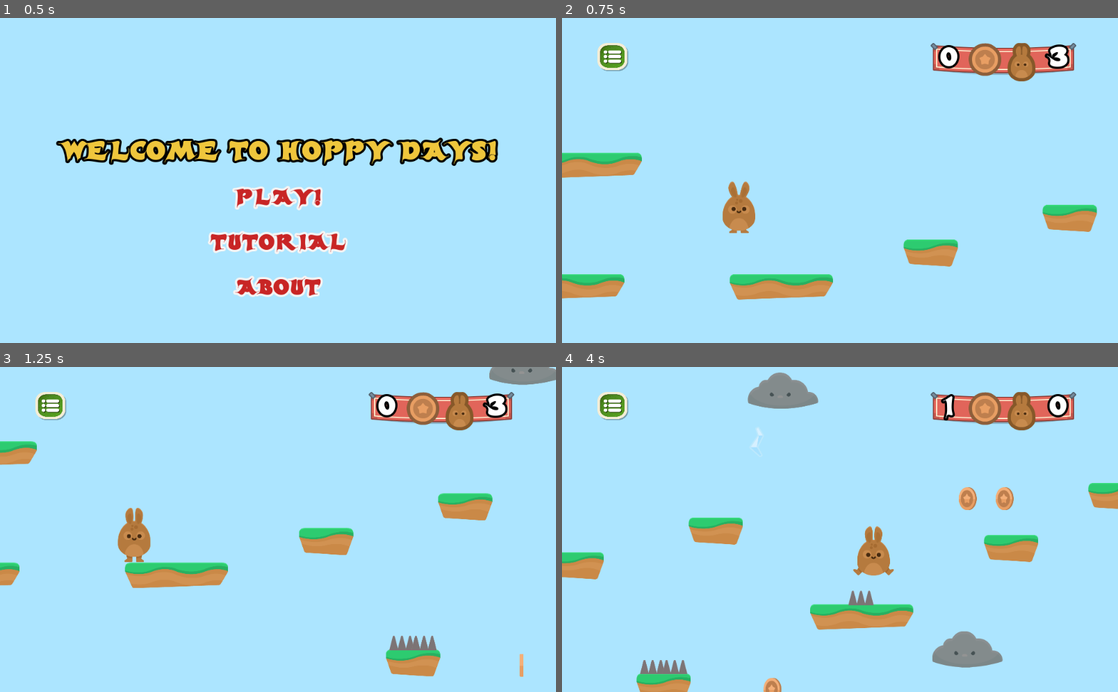
Above: before the commit, frames 1-4 (two rows, left to right).
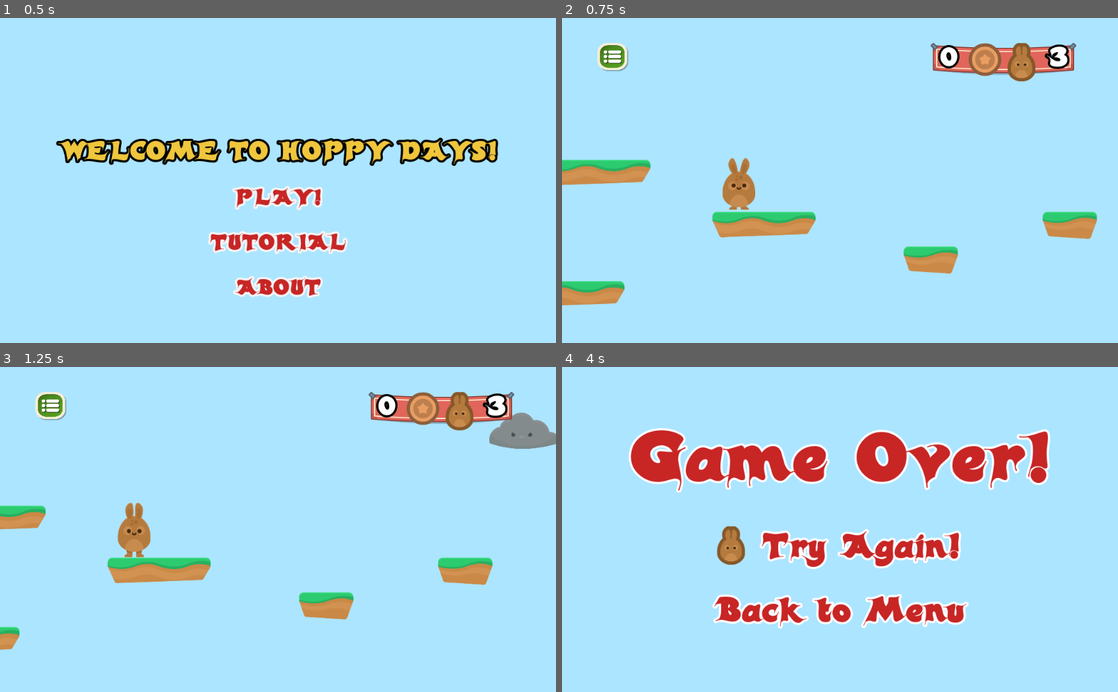
Above: after the commit, the same moments.

Repository: kidoncio/HoppyDays
Game: Godot game, scene res://Scenes/Menu.tscn
Same seed, same stepped clock (60 frames per second), same inputs: the game is played once before the commit and once after it.
Inputs:
- Up to frame 1 (0.5 s): no input
- Up to frame 2 (0.75 s): click "PLAY!" at 0.5 s
- Up to frame 3 (1.25 s): no input
- Up to frame 4 (4 s): hold D (right) 1.28-2.78 s; tap W (jump) at 1.52, 2.27, 3.77 s; hold A (left) 2.78-3.53 s; hold D (right) from 3.53 s (still down)

Frame 1 is identical in both runs. In frame 2, 6.4% of the frame differs, in the area x 0-97%, y 41-89%; in frame 3, 8.6%; in frame 4, 23%, in the area x 0-100%, y 1-100%.
Error in both runs: Trying to assign value of type 'Dictionary' to a variable of type 'Array'. (res://GUI/GUI.gd:91)

Commit message:
Ajustes nas posições dos Hazards no Level1

Diff:
--- a/Player/Player.tscn
+++ b/Player/Player.tscn
@@ -15,7 +15,6 @@
 height = 86.0
 
 [node name="Player" type="KinematicBody2D"]
-editor/display_folded = true
 position = Vector2( 481.878, 256.318 )
 collision_mask = 14
 script = ExtResource( 1 )
@@ -30,6 +29,7 @@
 [node name="PlayerAnimation" parent="." instance=ExtResource( 2 )]
 
 [node name="Camera2D" type="Camera2D" parent="."]
+editor/display_folded = true
 position = Vector2( 100, 0 )
 current = true
 zoom = Vector2( 2, 2 )
@@ -86,7 +86,6 @@
 texture = ExtResource( 7 )
 
 [node name="SFX" type="Node" parent="."]
-editor/display_folded = true
 
 [node name="Jump" type="AudioStreamPlayer" parent="SFX"]
 stream = ExtResource( 8 )
--- a/Scenes/Levels/Level1.tscn
+++ b/Scenes/Levels/Level1.tscn
@@ -18,15 +18,18 @@
 
 [node name="TileMap" type="TileMap" parent="."]
 tile_set = ExtResource( 3 )
+cell_half_offset = 0
 collision_layer = 2
 format = 1
-tile_data = PoolIntArray( 262140, 2, 0, 262192, 3, 0, 262215, 3, 0, 393241, 3, 0, 458794, 3, 0, 458830, 3, 0, 524305, 3, 0, 524375, 3, 0, 720891, 2, 0, 655367, 2, 0, 720928, 2, 0, 852026, 3, 0, 852065, 3, 0, 983062, 3, 0, 983106, 3, 0, 1048666 …(113 unchanged characters)…
+tile_data = PoolIntArray( -589688, 3, 0, -130922, 2, 0, -130912, 2, 0, 65662, 2, 0, 262140, 2, 0, 262192, 3, 0, 262215, 3, 0, 262288, 3, 0, 393222, 2, 0, 393241, 3, 0, 458794, 3, 0, 458830, 3, 0, 458869, 2, 0, 524305, 3, 0, 524375, 3, 0, 524426, 3, 0, 720891, 2, 0, 655467, 2, 0, 720928, 2, 0, 786563, 3, 0, 852026, 3, 0, 852064, 2, 0, 983062, 3, 0, 983106, 3, 0, 1048666 …(113 unchanged characters)…
 
 [node name="JumpPads" type="Node" parent="."]
-editor/display_folded = true
 
 [node name="JumpPad" parent="JumpPads" instance=ExtResource( 4 )]
 position = Vector2( 1854.21, 1376.82 )
+
+[node name="JumpPad3" parent="JumpPads" instance=ExtResource( 4 )]
+position = Vector2( 8279.12, 40.233 )
 
 [node name="JumpPad2" parent="JumpPads" instance=ExtResource( 4 )]
 position = Vector2( 3269.24, 1317.36 )
@@ -35,37 +38,19 @@
 editor/display_folded = true
 
 [node name="SpikeTop" parent="Hazards" instance=ExtResource( 5 )]
-position = Vector2( 2235.57, 681.375 )
-
-[node name="SpikeTop2" parent="Hazards" instance=ExtResource( 5 )]
-position = Vector2( 1077.9, 1575.44 )
+position = Vector2( 2235.57, 677.37 )
 
 [node name="SpikeTop3" parent="Hazards" instance=ExtResource( 5 )]
-position = Vector2( 1170.9, 1575.44 )
-
-[node name="SpikeTop4" parent="Hazards" instance=ExtResource( 5 )]
-position = Vector2( 1262.9, 1575.44 )
+position = Vector2( 1186.84, 1573.65 )
 
 [node name="SpikeTop5" parent="Hazards" instance=ExtResource( 5 )]
-position = Vector2( 1345.57, 1575.44 )
-
-[node name="SpikeTop6" parent="Hazards" instance=ExtResource( 5 )]
-position = Vector2( 2429.35, 1446.83 )
-
-[node name="SpikeTop7" parent="Hazards" instance=ExtResource( 5 )]
-position = Vector2( 2520.23, 1446.83 )
-
-[node name="SpikeTop8" parent="Hazards" instance=ExtResource( 5 )]
-position = Vector2( 2606.83, 1446.83 )
+position = Vector2( 1369.5, 1573.12 )
 
 [node name="SpikeTop9" parent="Hazards" instance=ExtResource( 5 )]
-position = Vector2( 2688.28, 1446.83 )
+position = Vector2( 2588.36, 1445.71 )
 
 [node name="SpikeTop10" parent="Hazards" instance=ExtResource( 5 )]
-position = Vector2( 1468.09, 936.509 )
-
-[node name="SpikeTop11" parent="Hazards" instance=ExtResource( 5 )]
-position = Vector2( 1549.54, 936.509 )
+position = Vector2( 1542.1, 933.802 )
 
 [node name="Coins" type="Node" parent="."]
 editor/display_folded = true
@@ -77,7 +62,7 @@
 position = Vector2( 3451.25, 679.065 )
 
 [node name="Coin3" parent="Coins" instance=ExtResource( 6 )]
-position = Vector2( 4869.3, 1150.42 )
+position = Vector2( 4885.2, 1115.97 )
 
 [node name="Coin4" parent="Coins" instance=ExtResource( 6 )]
 position = Vector2( 5456.49, 199.725 )
@@ -100,15 +85,35 @@
 [node name="Coin10" parent="Coins" instance=ExtResource( 6 )]
 position = Vector2( 3268.03, 1115.61 )
 
+[node name="Coin11" parent="Coins" instance=ExtResource( 6 )]
+position = Vector2( 6913.29, 593.113 )
+
+[node name="Coin12" parent="Coins" instance=ExtResource( 6 )]
+position = Vector2( 7037.76, 593.113 )
+
+[node name="Coin13" parent="Coins" instance=ExtResource( 6 )]
+position = Vector2( 7162.71, 593.035 )
+
+[node name="Coin14" parent="Coins" instance=ExtResource( 6 )]
+position = Vector2( 8832.42, -625.092 )
+
+[node name="Coin15" parent="Coins" instance=ExtResource( 6 )]
+position = Vector2( 8449.14, -416.378 )
+
 [node name="Enemies" type="Node" parent="."]
 editor/display_folded = true
 
 [node name="Spikemans" type="Node" parent="Enemies"]
+editor/display_folded = true
 
 [node name="Spikeman" parent="Enemies/Spikemans" instance=ExtResource( 7 )]
 position = Vector2( 4837.09, 1327.47 )
 
+[node name="Spikeman2" parent="Enemies/Spikemans" instance=ExtResource( 7 )]
+position = Vector2( 7708.57, 368.449 )
+
 [node name="Clouds" type="Node" parent="Enemies"]
+editor/display_folded = true
 
 [node name="Cloud" parent="Enemies/Clouds" instance=ExtResource( 8 )]
 position = Vector2( 2089.83, -84.2595 )
@@ -119,12 +124,19 @@
 [node name="Cloud3" parent="Enemies/Clouds" instance=ExtResource( 8 )]
 position = Vector2( 2768.89, 870.427 )
 
+[node name="Cloud4" parent="Enemies/Clouds" instance=ExtResource( 8 )]
+position = Vector2( 8291.03, -1091.26 )
+
+[node name="Cloud5" parent="Enemies/Clouds" instance=ExtResource( 8 )]
+position = Vector2( 6195.95, 84.8219 )
+
 [node name="Portal" type="Node" parent="."]
+editor/display_folded = true
 
 [node name="Portal" parent="Portal" instance=ExtResource( 9 )]
-position = Vector2( 6315.25, 722.829 )
+position = Vector2( 10444.7, -231.494 )
 
 [node name="BGM" type="AudioStreamPlayer" parent="."]
 stream = ExtResource( 10 )
-volume_db = -5.0
+volume_db = -30.0
 autoplay = true
